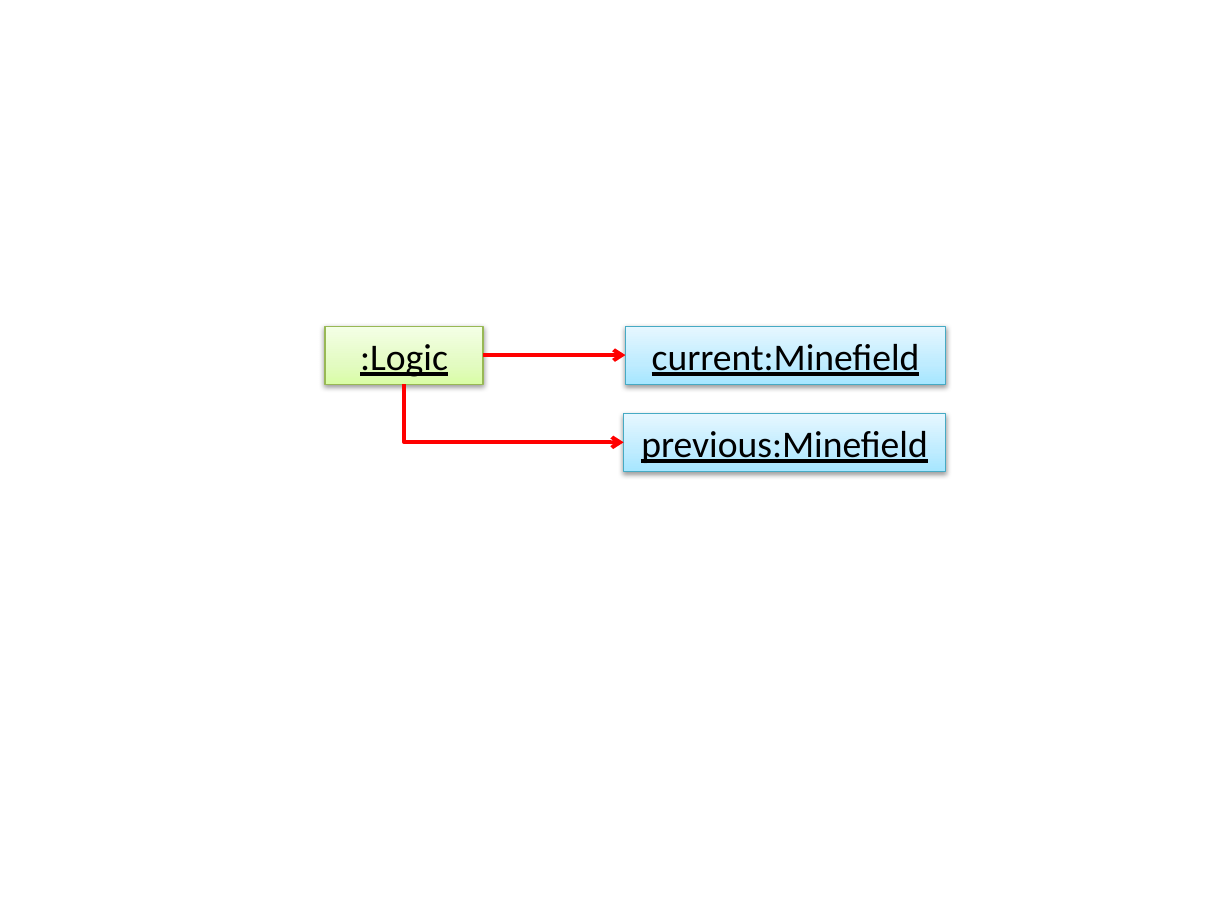
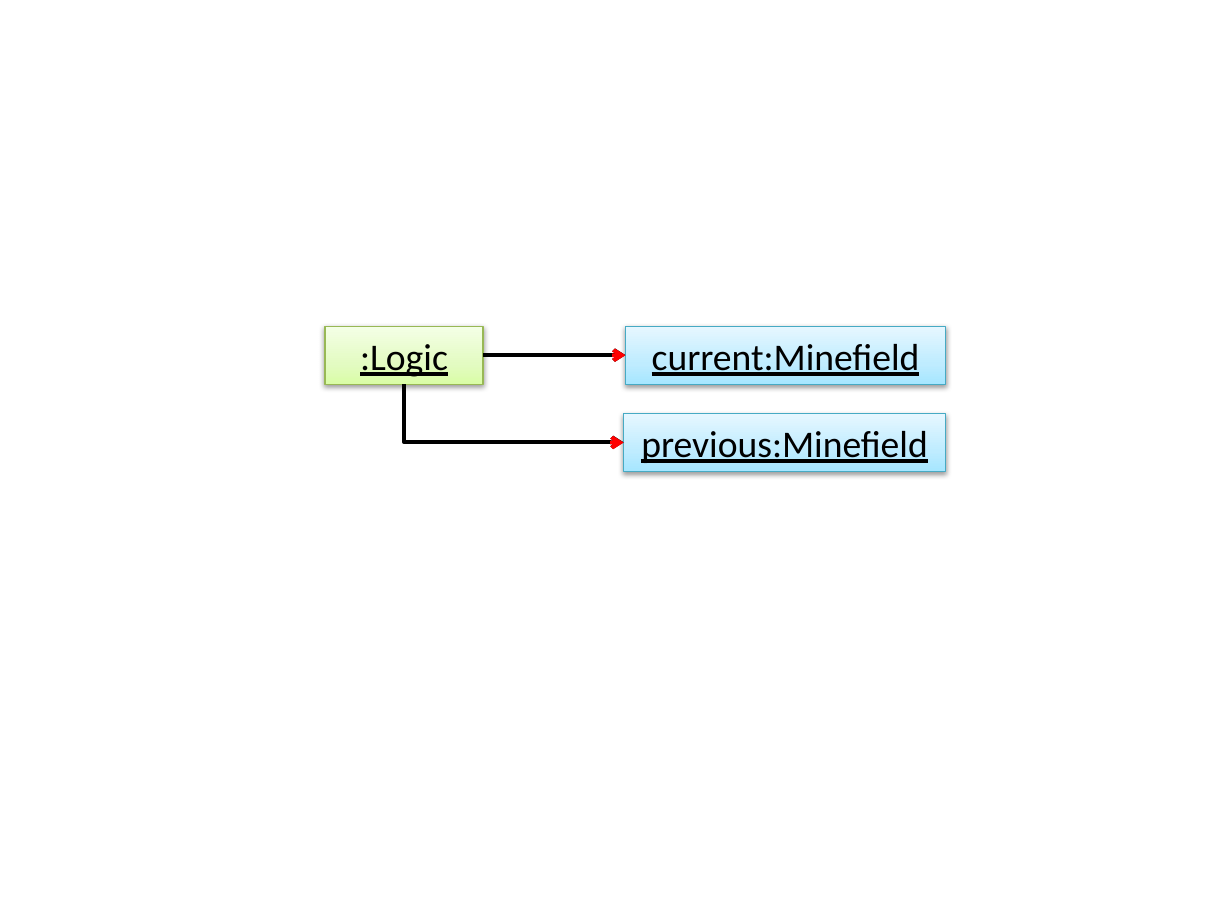
Before and after one commit to se-edu/se-book, a slide deck: slide 1 of diagrams/uml/classDiagrams/associations/navigability/logicMinefieldObjects.pptx. Drawn at 1232x924 pixels with LibreOffice and Linux fonts; fonts in the diff are those of the drawing. Boxes give left, top, right and bottom in pixels: in the first picture for what was removed or moved away, otherwise in the second. Text is boxed around its words. In the diff, an @@ line names an element or a change of style, - is before the commit and + after.

```diff
--- a/diagrams/uml/classDiagrams/associations/navigability/logicMinefieldObjects.pptx
+++ b/diagrams/uml/classDiagrams/associations/navigability/logicMinefieldObjects.pptx
@@ elbow arrow (483, 355) - (626, 355): stroke #FF0000 2.25 pt to #000000 2.25 pt @@
@@ arrow added from (614, 355) to (626, 355), #FF0000 2.25 pt @@
@@ elbow arrow (404, 384) - (623, 442): stroke #FF0000 2.25 pt to #000000 2.25 pt @@
@@ arrow added from (612, 442) to (623, 442), #FF0000 2.25 pt @@
```
Also in this commit, not shown: 7 other files.
